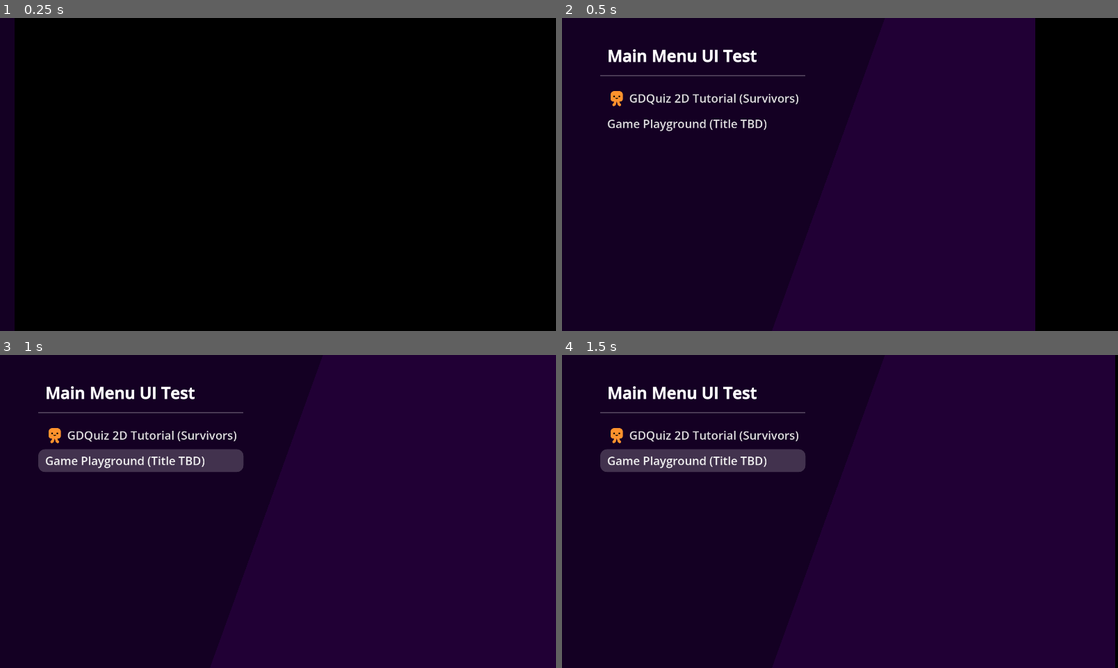
Above: before the commit, frames 1-4 (two rows, left to right).
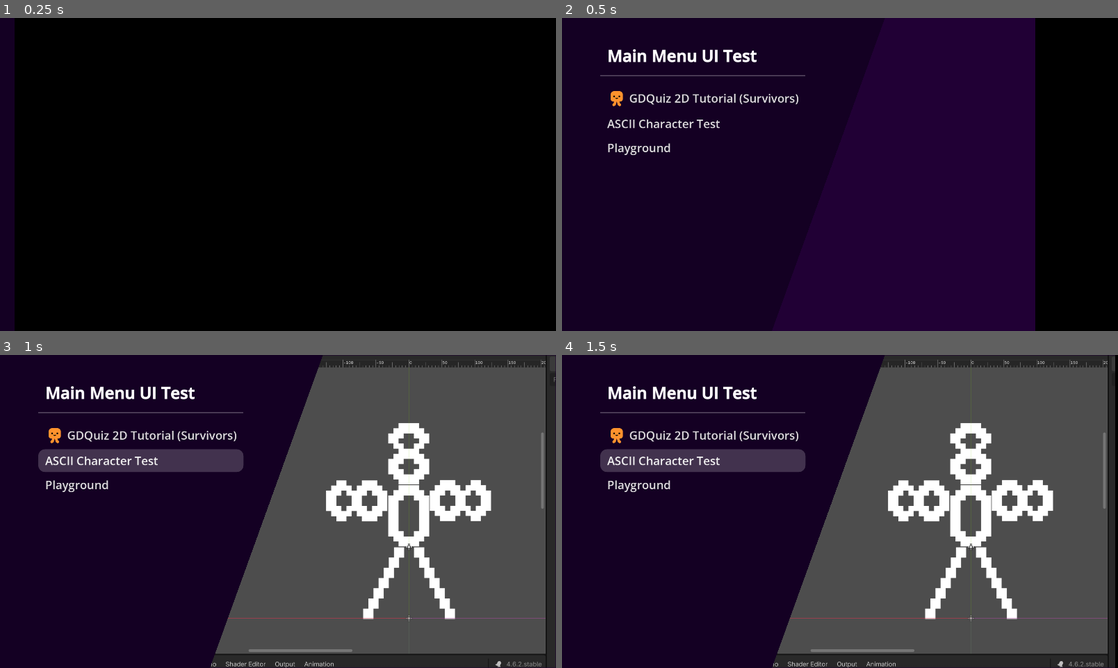
Above: after the commit, the same moments.

Repository: CaptainDizzy/godot_test
Game: Godot game, scene res://menu/menu.tscn
The game is run twice, just before and just after one commit, with the same random seed, the same clock (stepped at 60 frames per second) and the same inputs.
Inputs (mouse positions are in pixels of both pictures, inside the frame that each line leads up to):
- Up to frame 1 (0.25 s): no input
- Up to frame 2 (0.5 s): no input
- Up to frame 3 (1 s): click (139, 461) at 0.5 s, where only the run before the commit has a clickable "Game Playground (Title TBD)"
- Up to frame 4 (1.5 s): click (701, 461) at 1.25 s, where only the run after the commit has a clickable "ASCII Character Test"

Frame 1 is identical in both runs. In frame 2, 0.6% of the frame differs, in the area x 8-37%, y 32-44%; in frame 3, 52%, in the area x 8-100%, y 0-100%; in frame 4, 52%.

Commit message:
Playground init; added preview images on menu.

Diff:
--- a/dizzy-playground-2d/menu/2d_game_button.gd
+++ b/dizzy-playground-2d/menu/2d_game_button.gd
@@ -1,4 +1,14 @@
 extends Button
+
+func _ready() -> void:
+	mouse_entered.connect(_on_mouse_entered)
+	mouse_exited.connect(_on_mouse_exited)
+
+func _on_mouse_entered() -> void:
+	%SurvivorPreview.visible = true
+
+func _on_mouse_exited() -> void:
+	%SurvivorPreview.visible = false
 
 func _pressed() -> void:
 	%DizzyTransitions.visible = true
--- a/dizzy-playground-2d/menu/boop_button.gd
+++ b/dizzy-playground-2d/menu/boop_button.gd
@@ -1,4 +1,14 @@
 extends Button
+
+func _ready() -> void:
+	mouse_entered.connect(_on_mouse_entered)
+	mouse_exited.connect(_on_mouse_exited)
+
+func _on_mouse_entered() -> void:
+	%ASCIIPreview.visible = true
+
+func _on_mouse_exited() -> void:
+	%ASCIIPreview.visible = false
 
 func _pressed() -> void:
 	%DizzyTransitions.visible = true
--- a/dizzy-playground-2d/menu/menu.tscn
+++ b/dizzy-playground-2d/menu/menu.tscn
@@ -3,6 +3,8 @@
 [ext_resource type="Script" uid="uid://b4f6t6033w2ta" path="res://menu/menu.gd" id="1_l48gv"]
 [ext_resource type="StyleBox" uid="uid://7x50o2cg0jgk" path="res://menu/ui/menu_button_style.tres" id="1_mae5d"]
 [ext_resource type="StyleBox" uid="uid://fnh6725e6aaq" path="res://menu/ui/menu_hoverfocus.tres" id="1_ouk20"]
+[ext_resource type="Texture2D" uid="uid://cskdrt30gipyj" path="res://menu/ui/survivor_game.png" id="2_s4hbh"]
+[ext_resource type="Texture2D" uid="uid://b2ef8d4l3xrd4" path="res://menu/ui/ascii_game.png" id="3_6fswf"]
 [ext_resource type="Texture2D" uid="uid://btf8x383dhtsa" path="res://survivors/assets/characters/happy_boo/square_ref.png" id="3_mae5d"]
 [ext_resource type="Script" uid="uid://nrmyee055jel" path="res://menu/2d_game_button.gd" id="4_4hy44"]
 [ext_resource type="PackedScene" uid="uid://ckowrgqaidh8t" path="res://addons/dizzy_transitions/dizzy_transitions.tscn" id="5_ytr4m"]
@@ -35,6 +37,20 @@
 offset_bottom = 1080.0
 color = Color(0.12941177, 0, 0.20784314, 1)
 metadata/_edit_lock_ = true
+
+[node name="SurvivorPreview" type="Sprite2D" parent="Background" unique_id=2017357975]
+unique_name_in_owner = true
+visible = false
+position = Vector2(1179.1436, 541)
+scale = Vector2(1.0247148, 1.0247148)
+texture = ExtResource("2_s4hbh")
+
+[node name="ASCIIPreview" type="Sprite2D" parent="Background" unique_id=1173100512]
+unique_name_in_owner = true
+visible = false
+position = Vector2(1214.6733, 540.25)
+scale = Vector2(0.77854055, 0.7785405)
+texture = ExtResource("3_6fswf")
 
 [node name="BGColor2" type="ColorRect" parent="Background" unique_id=2011871906]
 layout_mode = 0
@@ -94,15 +110,24 @@
 alignment = 0
 script = ExtResource("4_4hy44")
 
-[node name="OtherButton" type="Button" parent="HBoxContainer/MainCenter" unique_id=1744443458]
+[node name="BoopGameButton" type="Button" parent="HBoxContainer/MainCenter" unique_id=1744443458]
 layout_mode = 2
 theme_override_font_sizes/font_size = 40
 theme_override_styles/normal = ExtResource("1_mae5d")
 theme_override_styles/hover = ExtResource("1_ouk20")
 theme_override_styles/disabled_mirrored = ExtResource("1_ouk20")
-text = "Game Playground (Title TBD)"
+text = "ASCII Character Test"
 alignment = 0
 script = ExtResource("6_v6yed")
+
+[node name="PlaygroundButton" type="Button" parent="HBoxContainer/MainCenter" unique_id=1142430530]
+layout_mode = 2
+theme_override_font_sizes/font_size = 40
+theme_override_styles/normal = ExtResource("1_mae5d")
+theme_override_styles/hover = ExtResource("1_ouk20")
+theme_override_styles/disabled_mirrored = ExtResource("1_ouk20")
+text = "Playground"
+alignment = 0
 
 [node name="BarRight" type="VBoxContainer" parent="HBoxContainer" unique_id=134465698]
 layout_mode = 2
--- /dev/null
+++ b/dizzy-playground-2d/playground/playground.tscn
@@ -0,0 +1,3 @@
+[gd_scene format=3 uid="uid://whe30aqmg8ls"]
+
+[node name="Playground" type="Node2D" unique_id=1676796327]
Binary file added: dizzy-playground-2d/menu/ui/ascii_game.png
Not shown, added: dizzy-playground-2d/menu/ui/ascii_game.png.import
Binary file added: dizzy-playground-2d/menu/ui/survivor_game.png
Not shown, added: dizzy-playground-2d/menu/ui/survivor_game.png.import
